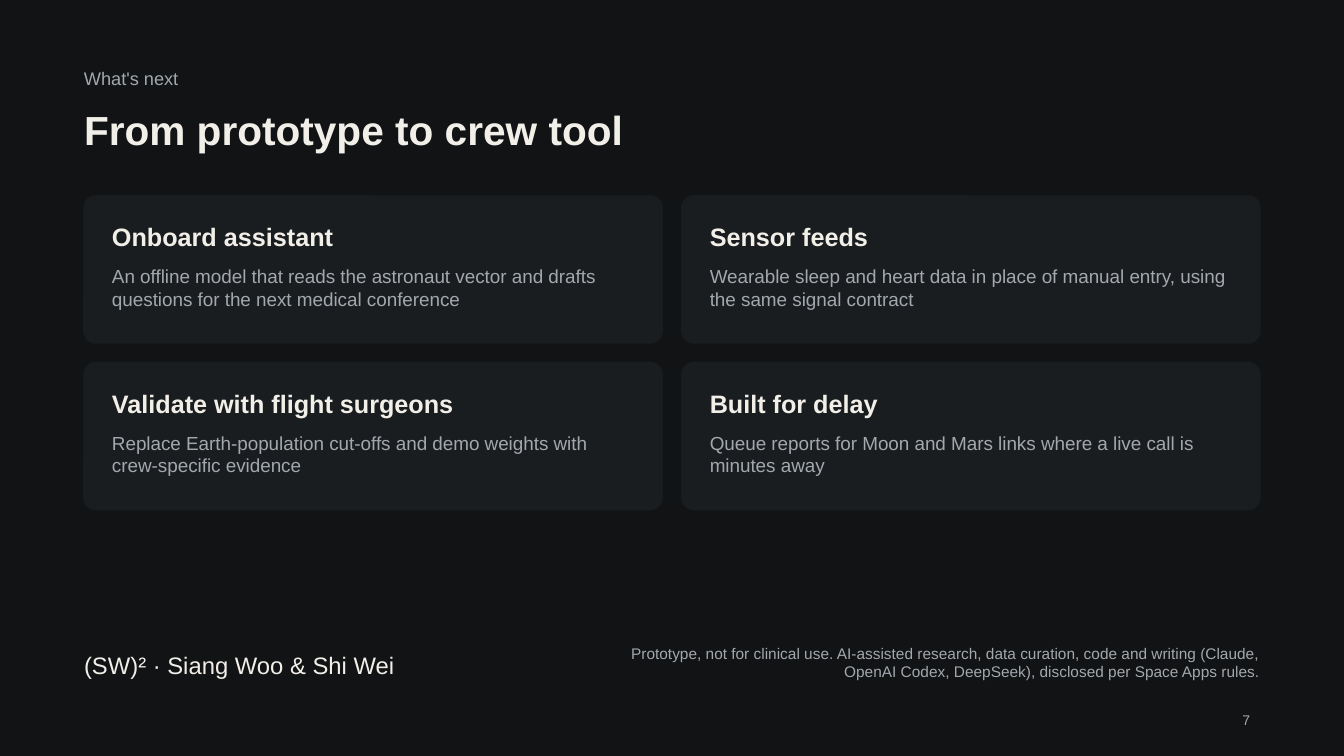
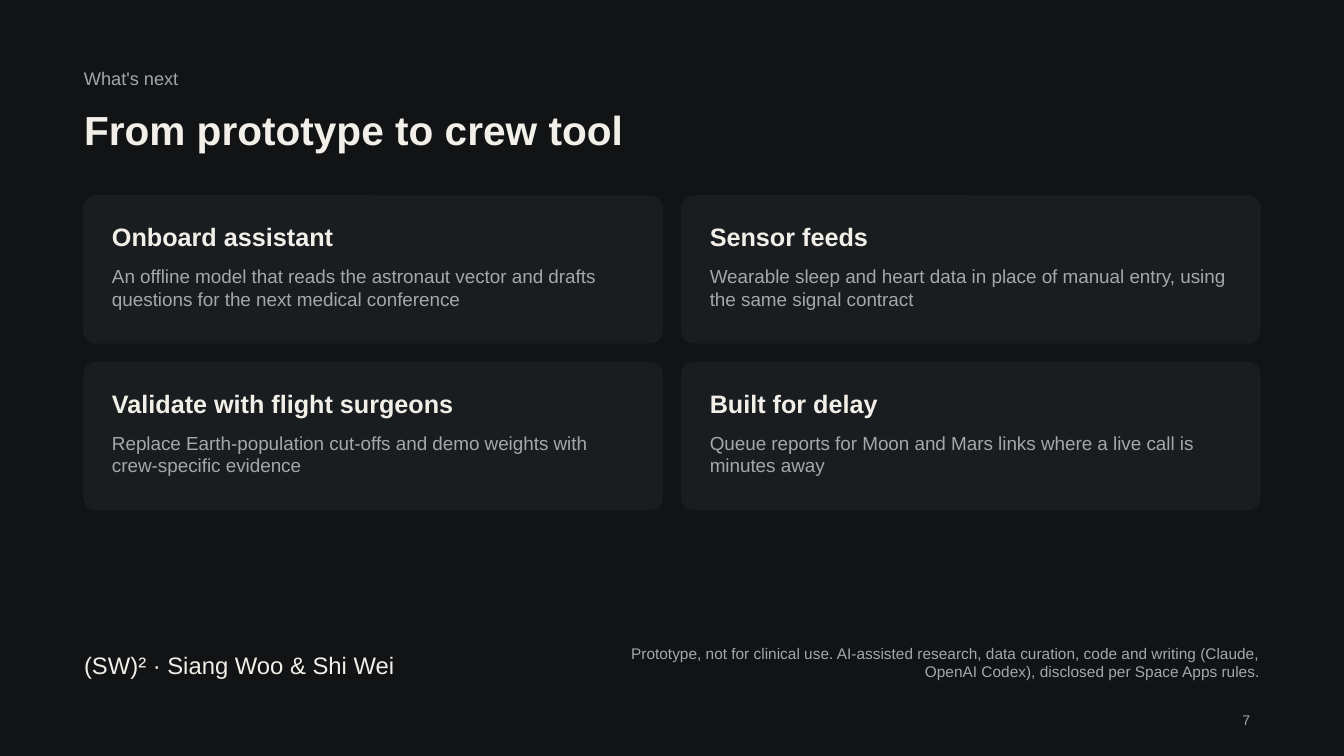
Before and after one commit to S-W-Leong/microG-sentinel, a slide deck: slide 7 of docs/slides/MicroG-Sentinel-slides.pptx. Drawn at 1344x756 pixels with LibreOffice and Linux fonts; fonts in the diff are those of the drawing. Boxes give left, top, right and bottom in pixels: in the first picture for what was removed or moved away, otherwise in the second. Text is boxed around its words. In the diff, an @@ line names an element or a change of style, - is before the commit and + after.

```diff
--- a/docs/slides/MicroG-Sentinel-slides.pptx
+++ b/docs/slides/MicroG-Sentinel-slides.pptx
@@ text at [631, 648, 1260, 680]: text changed @@
-Prototype, not for clinical use. AI-assisted research, data curation, code and writing (Claude, OpenAI Codex, DeepSeek), disclosed per Space Apps rules.
+Prototype, not for clinical use. AI-assisted research, data curation, code and writing (Claude, OpenAI Codex), disclosed per Space Apps rules.
```
Also in this commit, not shown: 4 other files.
